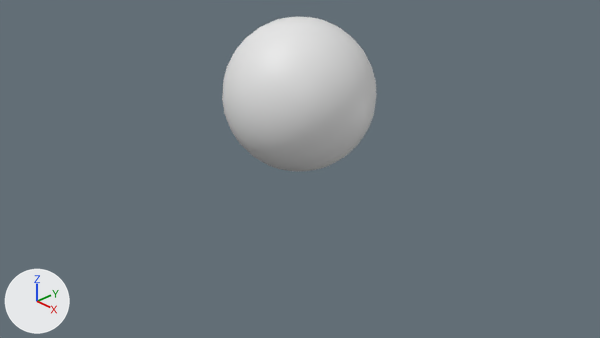
A saved change to the Blender file blend/mysmon_vanilla.blend.
Both versions are drawn from the file's camera 'Camera'. The lights are fixed; the arrows at lower left show +X, +Y and +Z.

The scene before the commit, as lines of its bpy script (objects in view):
```python
me_sphere = bpy.data.meshes.new('Sphere')
me_sphere.from_pydata(...)  # a UV sphere (32 segments, 16 rings, poles along z) spanning x -1.0..1.0, y -1.0..1.0, z -1.0..1.0
me_sphere.polygons.foreach_set('use_smooth', [True] * 512)
ob_sphere = bpy.data.objects.new('Sphere', me_sphere)
ob_sphere.location = (0.0, 0.0, 1.01)
```
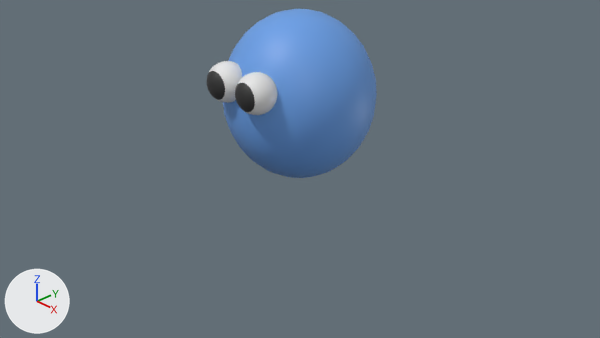
Commit message: feat: mysmon's eye added

Boxes (x1, y1, x2, y2) around the edits, measured in the pictures (600 x 338 px):
'Sphere', recoloured, rescaled (white to blue, 9% taller)
    before: (222, 17, 377, 172)
    after: (223, 9, 377, 178)
'Sphere.001', added
    after: (207, 61, 277, 115)
    faces in mat_white_eyes (white #e7e7e7): (209, 61, 277, 115)
    faces in mat_black_eyes (black #303030): (207, 71, 255, 112)

Edits to the bpy script that builds the scene:
```text
Add mat_body:
    mat_body = principled_material('body')
    mat_body.base_color = (0.14, 0.348, 0.8)  # blue #699fe7
Add mat_white_eyes:
    mat_white_eyes = principled_material('white_eyes')
    mat_white_eyes.base_color = (0.8, 0.8, 0.8)  # white #e7e7e7
Add mat_black_eyes:
    mat_black_eyes = principled_material('black_eyes')
    mat_black_eyes.base_color = (0.0291, 0.0291, 0.0291)  # black #303030
Change me_sphere:
    where me_sphere.from_pydata(...)  # 482 vertices, 512 faces; spans x -1.0..1.0, y -1.0..1.0, z -1.0..1.0
    add me_sphere.materials.append(mat_body)  # blue #699fe7
Add me_sphere_002:
    me_sphere_002.from_pydata(...)  # 482 vertices, 512 faces; spans x -1.0..1.0, y -1.0..1.0, z -1.0..1.0
    me_sphere_002.polygons.foreach_set('use_smooth', [True] * 512)
    # faces by material slot: [384, 128]
    me_sphere_002.materials.append(mat_white_eyes)  # white #e7e7e7
    me_sphere_002.materials.append(mat_black_eyes)  # black #303030
Change ob_sphere:
    ob_sphere.scale: (1.0, 1.0, 1.0) -> (1.0, 1.0, 1.1)
Add ob_sphere_001:
    ob_sphere_001 = bpy.data.objects.new('Sphere.001', me_sphere_002)
    ob_sphere_001.location = (0.275, -0.957, 1.357)
    ob_sphere_001.rotation_euler = (1.571, 0.0, 0.0)  # degrees (90, 0, 0)
    ob_sphere_001.scale = (0.255, 0.255, 0.255)
    _m = ob_sphere_001.modifiers.new('Mirror', 'MIRROR')
    _m.mirror_object = ob_sphere
```
